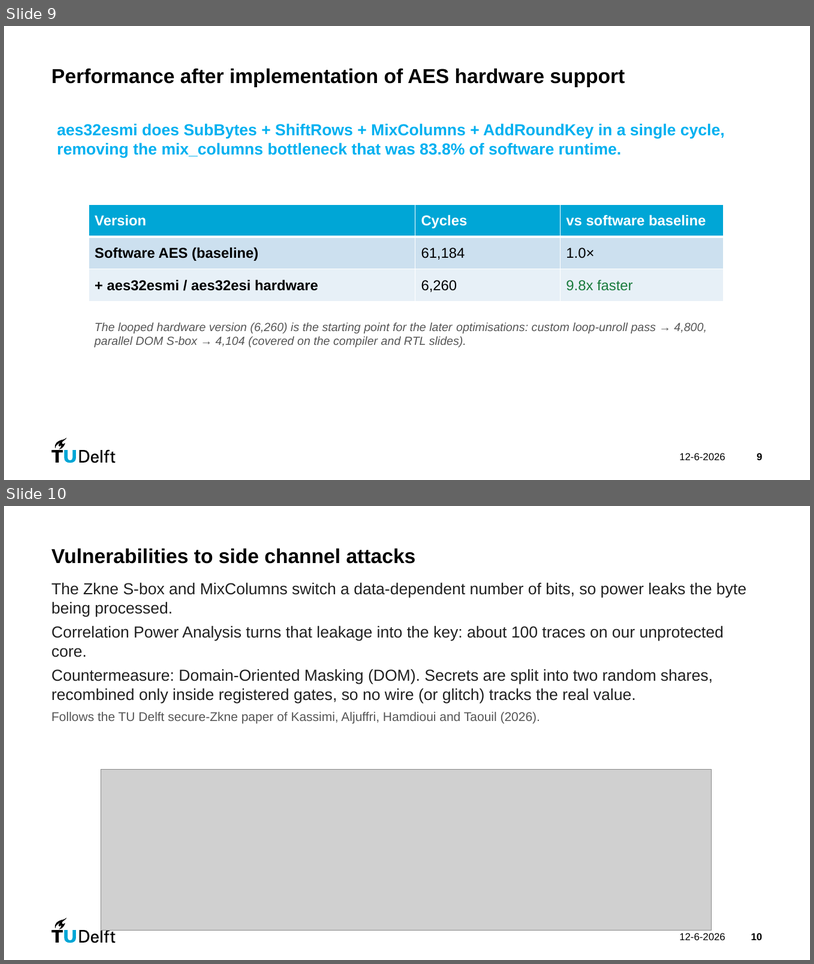
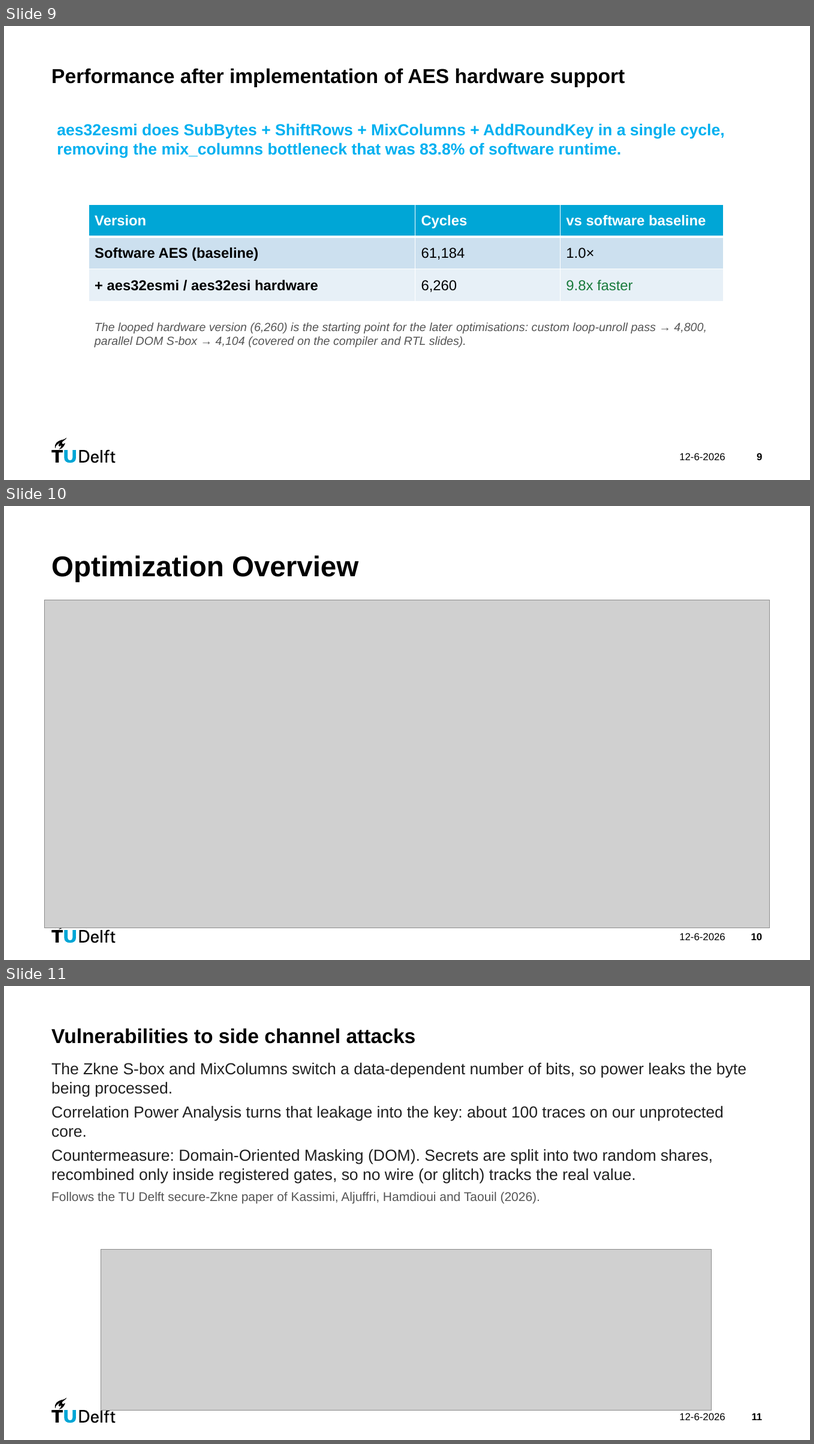
Before and after one commit to danieltyukov/tud-processor-design-project, a slide deck: PDP_group24.pptx. Shown one above the other, each under a label of ours: slides 9 and 10 before the commit, slides 9, 10 and 11 after it. The pictures are 814x964 and 814x1444 pixels, drawn with LibreOffice and Linux fonts; fonts in the diff are those of the drawing; grey boxes stand for pictures. Boxes give left, top, right and bottom in pixels: in the first picture for what was removed or moved away, otherwise in the second. Text is boxed around its words. In the diff, an @@ line names an element or a change of style, - is before the commit and + after.

```diff
--- a/PDP_group24.pptx
+++ b/PDP_group24.pptx
@@ slide 10 added at (x1=4, y1=506, x2=810, y2=960), background #FFFFFF; not listed: 8 template elements that a slide beside it also shows @@
@@ title added at (x1=51, y1=555, x2=359, y2=582), 34 pt, text #000000, bold @@
+Optimization Overview
@@ picture added at (x1=45, y1=600, x2=770, y2=928) @@
@@ text added at (x1=680, y1=933, x2=725, y2=940), 12 pt, text #000000 @@
+12-6-2026
@@ page number added at (x1=752, y1=933, x2=763, y2=940), 12 pt, text #000000, bold @@
+10
@@ what was slide 10 is now slide 11 @@
@@ page number at (x1=752, y1=1413, x2=763, y2=1420): text changed @@
-10
+11
```
Also in this commit, not shown: 2 other files.
